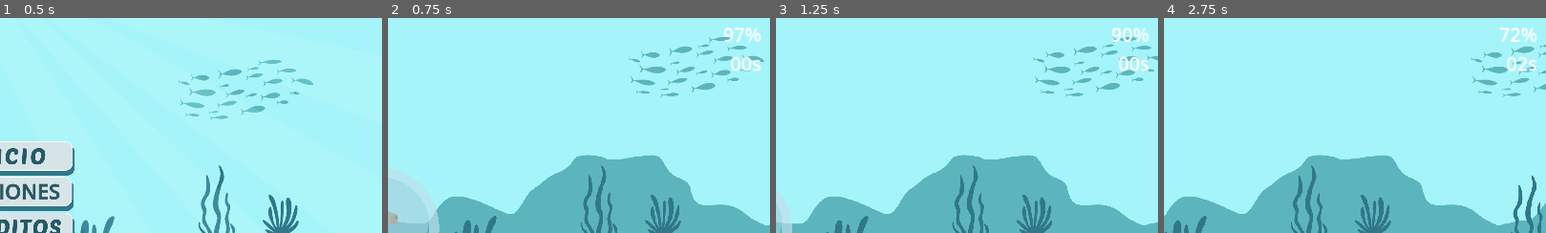
Above: before the commit, frames 1-4 (left to right).
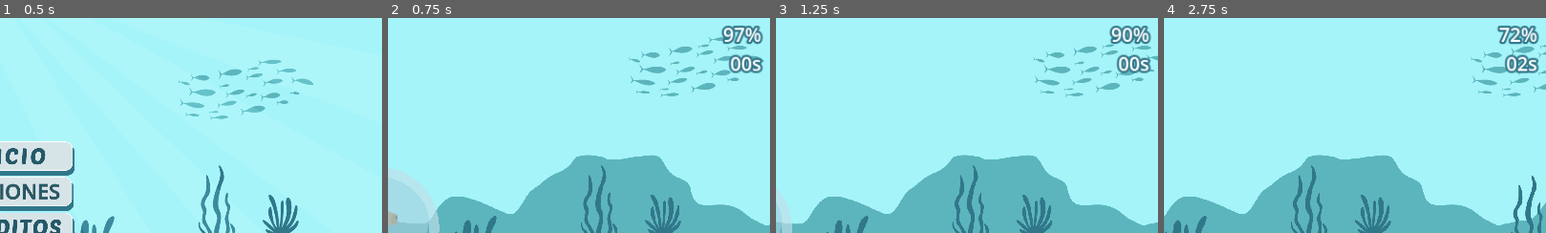
Above: after the commit, the same moments.

Repository: ReyCristian/Babelki
Game: Godot game, scene res://main_menu.tscn
The game is run twice, just before and just after one commit, with the same random seed, the same clock (stepped at 60 frames per second) and the same inputs.
Inputs (mouse positions are % of the whole screen's width and height, from its top left):
- Up to frame 1 (0.5 s): no input
- Up to frame 2 (0.75 s): click (51, 34) at 0.5 s
- Up to frame 3 (1.25 s): no input
- Up to frame 4 (2.75 s): move the mouse to (72, 45) at 1.27 s; hold Right (ui_right) 1.28-2.03 s; move the mouse to (30, 55) at 2.02 s; hold Down (ui_down) from 2.03 s (still down)
The pictures show only the part of the screen within x 50-100%, y 1-51%; the shares and areas given below are measured in that part.

Frame 1 is identical in both runs. In frame 2, 1.2% of the frame differs, in the area x 87-99%, y 3-26%; in frame 3, 1.2%; in frame 4, 1.3%.

Commit message:
ajustes menores

Diff:
--- a/Burbuja_player.gd
+++ b/Burbuja_player.gd
@@ -39,6 +39,12 @@
 
 func mostrar_oxigeno():
 	$"../CanvasLayer/VBoxContainer/oxigeno".text = str("%d%%" % int(oxigeno * 100))
+	if oxigeno < 0.04:
+		$AnimationPlayer.play("peligro_inminente")
+	elif oxigeno < 0.1:
+		$AnimationPlayer.play("peligro")
+	else:
+		$AnimationPlayer.play("RESET")
 
 
 func pop():
--- a/creditos.tscn
+++ b/creditos.tscn
@@ -74,10 +74,7 @@
 [right] Florencia Vicencio[/right]
 
 Herramientas utilizadas:
-[right] Godot Engine
-GitHub
-Adobe Ilustrator
-Audacity
+[right] Godot Engine, GitHub, Adobe Ilustrator, Music Maker JAM, WaveEditor
 [/right]"
 scroll_active = false
 
--- a/enemy.tscn
+++ b/enemy.tscn
@@ -7,15 +7,17 @@
 script = ExtResource("1_ow77a")
 
 [node name="VisibleOnScreenNotifier2D" type="VisibleOnScreenNotifier2D" parent="."]
-position = Vector2(-0.999999, -5.5)
-scale = Vector2(14.1, 7.75)
+position = Vector2(-6.99999, -31)
+scale = Vector2(30.5, 13.1)
 
 [node name="BabelkiTiburon" type="Sprite2D" parent="."]
 position = Vector2(-19, -24)
-scale = Vector2(0.27972, 0.27972)
+scale = Vector2(0.811497, 0.811497)
 texture = ExtResource("2_vr75m")
 
 [node name="CollisionPolygon2D" type="CollisionPolygon2D" parent="."]
+position = Vector2(55, 53)
+scale = Vector2(2.96412, 2.96412)
 polygon = PackedVector2Array(0, 0, 29, -7, 59, -22, 56, -31, 12, -28, -26, -38, -56, -47, -96, -49, -121, -43, -121, -34, -90, -11, -64, -1, -28, 3)
 
 [connection signal="screen_exited" from="VisibleOnScreenNotifier2D" to="." method="_on_visible_on_screen_notifier_2d_screen_exited"]
--- a/generador_de_cofres.gd
+++ b/generador_de_cofres.gd
@@ -22,3 +22,4 @@
 
 func modificar_timer():
 	$"Timer".wait_time=randf_range(timer_inicio,timer_fin)
+	$"Timer".start()
--- a/main.tscn
+++ b/main.tscn
@@ -1,7 +1,7 @@
 [gd_scene load_steps=13 format=3 uid="uid://cce44wngl1yfa"]
 
-[ext_resource type="AudioStream" uid="uid://dwx30oluw5s55" path="res://recursos/musica/audio 3.mp3" id="1_2ljj2"]
 [ext_resource type="Script" path="res://main.gd" id="1_7jjyr"]
+[ext_resource type="AudioStream" uid="uid://dn2it85c4k5pn" path="res://recursos/musica/grabación para fondo.mp3" id="1_i0wxe"]
 [ext_resource type="Texture2D" uid="uid://cg2h3nvr8mk5h" path="res://recursos/entorno/Babelki_Fondo_Capa5(transparente).png" id="2_v3mbu"]
 [ext_resource type="PackedScene" uid="uid://dv8p7knjitcpn" path="res://enemy.tscn" id="4_amixi"]
 [ext_resource type="Script" path="res://generador_de_cofres.gd" id="4_tw68s"]
@@ -16,9 +16,10 @@
 [node name="Main" type="Node2D"]
 
 [node name="Audio3" type="AudioStreamPlayer" parent="."]
-stream = ExtResource("1_2ljj2")
-volume_db = -30.0
+stream = ExtResource("1_i0wxe")
+volume_db = -15.0
 autoplay = true
+bus = &"Musica"
 
 [node name="Agua" type="Node2D" parent="."]
 script = ExtResource("1_7jjyr")
--- a/menu_opciones.gd
+++ b/menu_opciones.gd
@@ -39,7 +39,6 @@
 	AudioServer.set_bus_volume_db(AudioServer.get_bus_index("Efecto"),db_value)
 
 func _on_volver_pressed() -> void:
-	print(get_tree().current_scene)
 	if get_tree().current_scene.name=="Menu_Opcion":
 		get_tree().change_scene_to_file("res://main_menu.tscn")#vuelve al main
 	else:
--- a/player.tscn
+++ b/player.tscn
@@ -11,7 +11,65 @@
 [sub_resource type="CircleShape2D" id="CircleShape2D_k2nir"]
 radius = 79.0063
 
+[sub_resource type="Animation" id="Animation_fclvf"]
+resource_name = "peligro"
+loop_mode = 1
+step = 0.1
+tracks/0/type = "value"
+tracks/0/imported = false
+tracks/0/enabled = true
+tracks/0/path = NodePath("CollisionShape2D/Bubuja:modulate")
+tracks/0/interp = 1
+tracks/0/loop_wrap = true
+tracks/0/keys = {
+"times": PackedFloat32Array(0, 0.1, 0.2, 0.3, 0.4, 0.5, 0.6, 0.7, 0.8, 0.9, 1),
+"transitions": PackedFloat32Array(1, 1, 1, 1, 1, 1, 1, 1, 1, 1, 1),
+"update": 0,
+"values": [Color(1, 1, 1, 0.647059), Color(1, 1, 1, 0.141176), Color(1, 1, 1, 0.647059), Color(1, 1, 1, 0.141176), Color(1, 1, 1, 0.647059), Color(1, 1, 1, 0.141176), Color(1, 1, 1, 0.647059), Color(1, 1, 1, 0.141176), Color(1, 1, 1, 0.647059), Color(1, 1, 1, 0.141176), Color(1, 1, 1, 0.647059)]
+}
+
+[sub_resource type="Animation" id="Animation_dqq1o"]
+length = 0.001
+tracks/0/type = "value"
+tracks/0/imported = false
+tracks/0/enabled = true
+tracks/0/path = NodePath("CollisionShape2D/Bubuja:modulate")
+tracks/0/interp = 1
+tracks/0/loop_wrap = true
+tracks/0/keys = {
+"times": PackedFloat32Array(0),
+"transitions": PackedFloat32Array(1),
+"update": 0,
+"values": [Color(1, 1, 1, 0.647059)]
+}
+
+[sub_resource type="Animation" id="Animation_y85s7"]
+resource_name = "peligro_inminente"
+length = 0.3
+loop_mode = 1
+step = 0.05
+tracks/0/type = "value"
+tracks/0/imported = false
+tracks/0/enabled = true
+tracks/0/path = NodePath("CollisionShape2D/Bubuja:modulate")
+tracks/0/interp = 1
+tracks/0/loop_wrap = true
+tracks/0/keys = {
+"times": PackedFloat32Array(0, 0.05, 0.1, 0.15, 0.2, 0.25, 0.3),
+"transitions": PackedFloat32Array(1, 1, 1, 1, 1, 1, 1),
+"update": 0,
+"values": [Color(1, 1, 1, 0.647059), Color(1, 1, 1, 0.141176), Color(1, 1, 1, 0.647059), Color(1, 1, 1, 0.141176), Color(1, 1, 1, 0.647059), Color(1, 1, 1, 0.141176), Color(1, 1, 1, 0.647059)]
+}
+
+[sub_resource type="AnimationLibrary" id="AnimationLibrary_ho1gb"]
+_data = {
+"RESET": SubResource("Animation_dqq1o"),
+"peligro": SubResource("Animation_fclvf"),
+"peligro_inminente": SubResource("Animation_y85s7")
+}
+
 [node name="Player" type="CharacterBody2D" groups=["Player"]]
+z_index = 3
 collision_mask = 0
 script = ExtResource("1_tklb1")
 
@@ -39,6 +97,11 @@
 scale = Vector2(0.0453937, 0.0449159)
 texture = ExtResource("4_p2gk2")
 
+[node name="AnimationPlayer" type="AnimationPlayer" parent="burbuja"]
+libraries = {
+"": SubResource("AnimationLibrary_ho1gb")
+}
+
 [node name="CanvasLayer" type="CanvasLayer" parent="."]
 
 [node name="VBoxContainer" type="VBoxContainer" parent="CanvasLayer"]
@@ -58,6 +121,8 @@
 size_flags_horizontal = 8
 size_flags_vertical = 0
 tooltip_text = "El oxigeno que te queda"
+theme_override_colors/font_outline_color = Color(0.192157, 0.466667, 0.541176, 1)
+theme_override_constants/outline_size = 20
 theme_override_font_sizes/font_size = 48
 text = "100%"
 horizontal_alignment = 2
@@ -65,6 +130,8 @@
 [node name="Tiempo" type="Label" parent="CanvasLayer/VBoxContainer"]
 layout_mode = 2
 tooltip_text = "El tiempo que sobreviviste esta partida"
+theme_override_colors/font_outline_color = Color(0.192157, 0.466667, 0.541176, 1)
+theme_override_constants/outline_size = 20
 theme_override_font_sizes/font_size = 48
 text = "00:00:00"
 horizontal_alignment = 2
Not shown: 1 places in player.tscn that only renumber resources
Not shown, changed: recursos/musica/grabación para fondo.mp3.import
